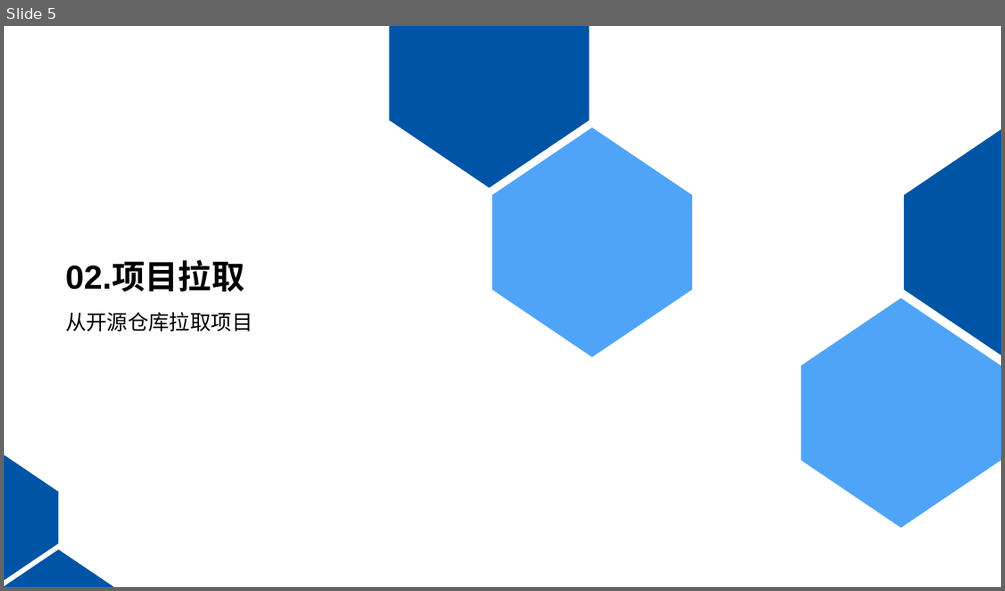
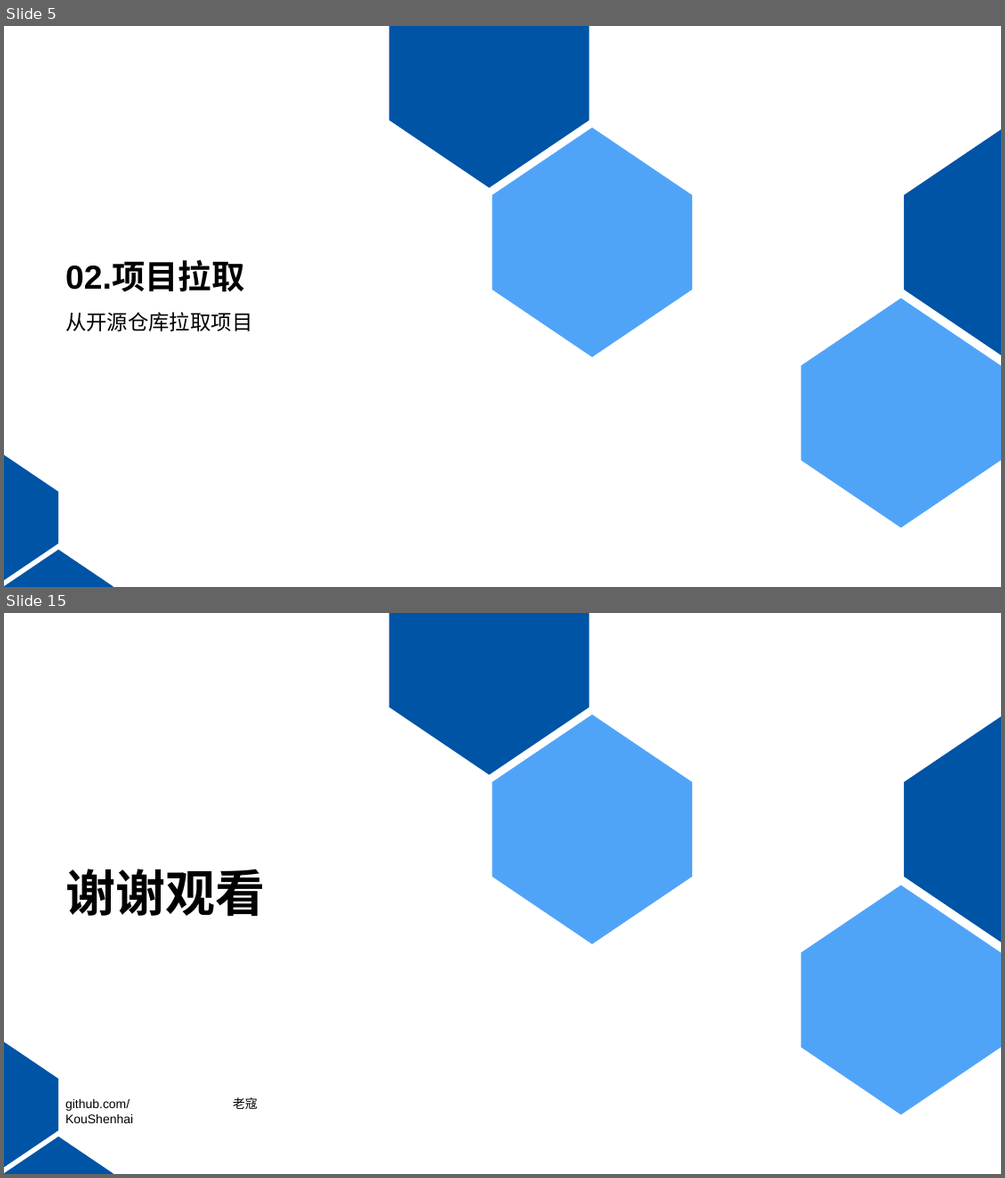
Before and after one commit to KouShenhai/KCloud-Platform-IoT, a slide deck: 老寇云平台-项目运行讲解.pptx. Shown one above the other, each under a label of ours: slide 5 before the commit, slides 5 and 15 after it; the slides between them are not shown. The pictures are 1005x591 and 1005x1178 pixels, drawn with LibreOffice and Linux fonts; fonts in the diff are those of the drawing; background and template pictures are left out. Boxes give left, top, right and bottom in pixels: in the first picture for what was removed or moved away, otherwise in the second. Text is boxed around its words. In the diff, an @@ line names an element or a change of style, - is before the commit and + after.

```diff
--- a/老寇云平台-项目运行讲解.pptx
+++ b/老寇云平台-项目运行讲解.pptx
@@ slide 15 added at (4, 613, 1001, 1174), background #FFFFFF; not listed: 6 template elements that a slide beside it also shows @@
@@ title added at (65, 868, 265, 916), 48 pt, text #000000, bold @@
+谢谢观看
@@ text added at (65, 1099, 133, 1123), 12 pt, text #000000 @@
+github.com/KouShenhai
@@ text added at (233, 1097, 258, 1109), 12 pt, text #000000 @@
+老寇
```
Also in this commit, not shown: 6 slides changed, 4 other slides added, 9 slides removed, 2 other files.
